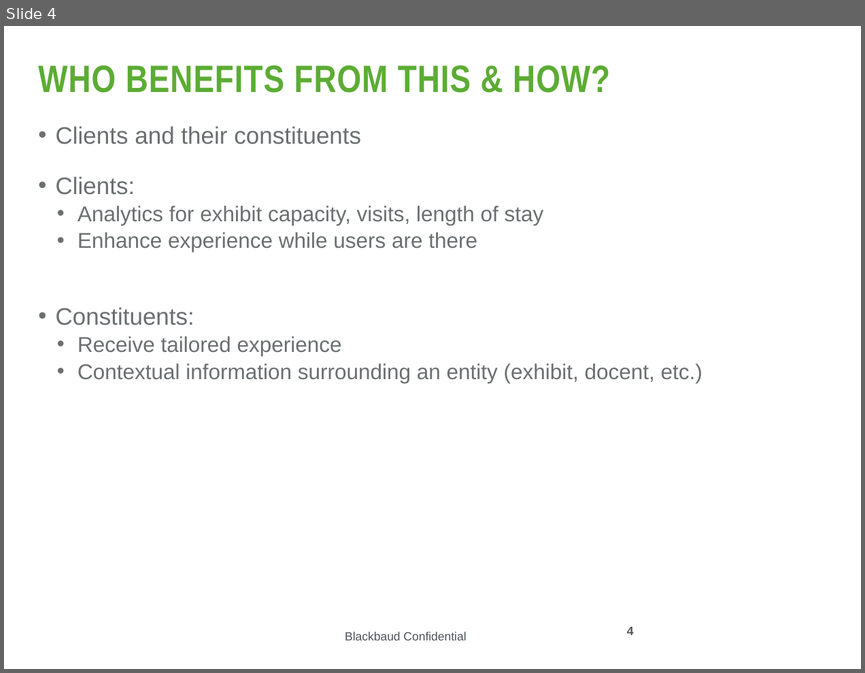
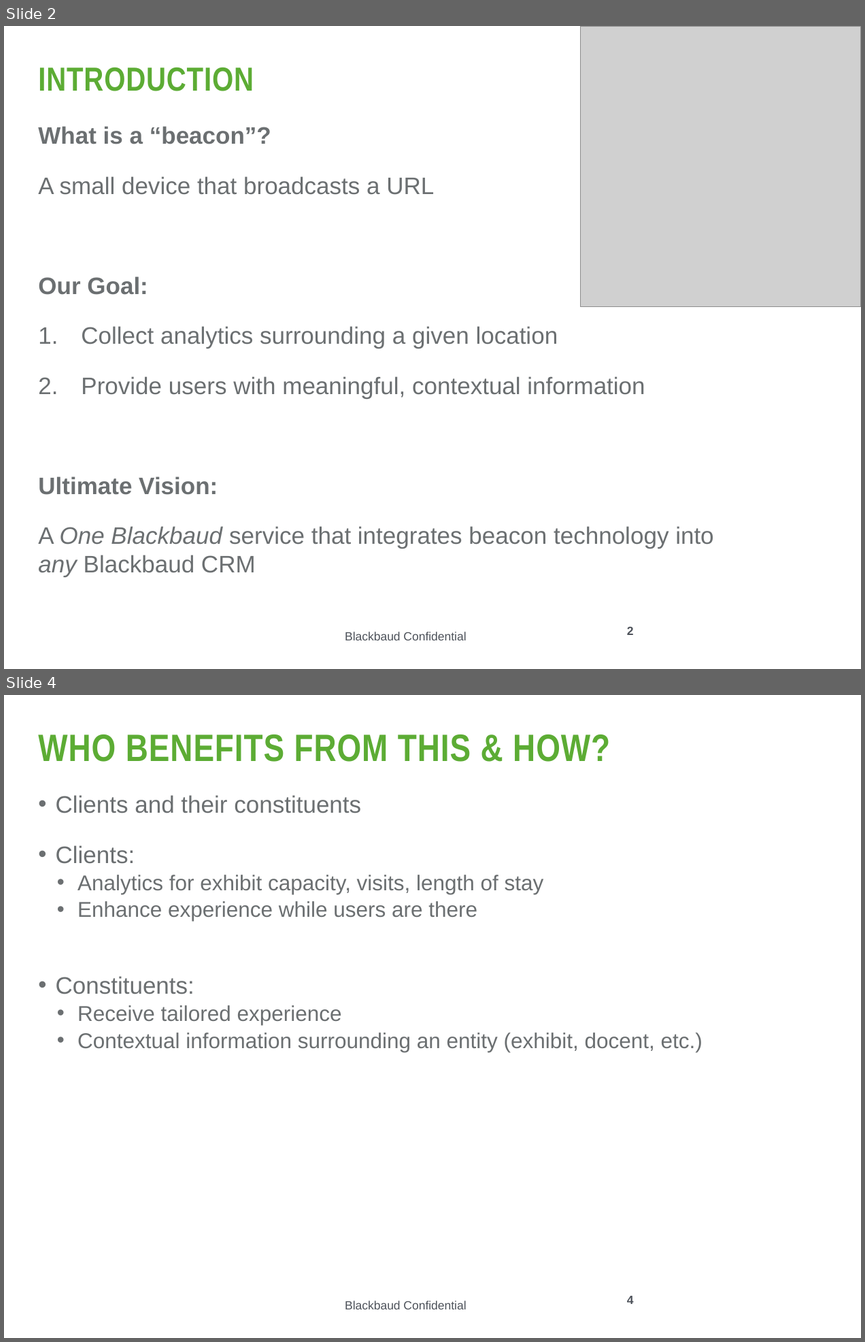
Before and after one commit to Blackbaud-SteveBrush/otg-altru, a slide deck: presentation/presentation.pptx. Shown one above the other, each under a label of ours: slide 4 before the commit, slides 2 and 4 after it; the slides between them are not shown. The pictures are 865x673 and 865x1342 pixels, drawn with LibreOffice and Linux fonts; fonts in the diff are those of the drawing; grey boxes stand for pictures; background and template pictures are left out. Boxes give left, top, right and bottom in pixels: in the first picture for what was removed or moved away, otherwise in the second. Text is boxed around its words. In the diff, an @@ line names an element or a change of style, - is before the commit and + after.

```diff
--- a/presentation/presentation.pptx
+++ b/presentation/presentation.pptx
@@ slide 2 added at (4,26,861,669), background picture (left out); not listed: 2 template elements that a slide beside it also shows @@
@@ picture added at (581,26,861,306) @@
@@ title added at (38,67,254,91), 28 pt, text #5CAC34, bold @@
+INTRODUCTION
@@ text added at (38,126,713,577), 20 pt, text #6B6F71 @@
+What is a “beacon”?
+A small device that broadcasts a URL
+Our Goal:
+1. Collect analytics surrounding a given location
+2. Provide users with meaningful, contextual information
+Ultimate Vision:
+A One Blackbaud service that integrates beacon technology into any Blackbaud CRM
```
Also in this commit, not shown: 2 slides changed, 2 slides removed, 1 other file.
